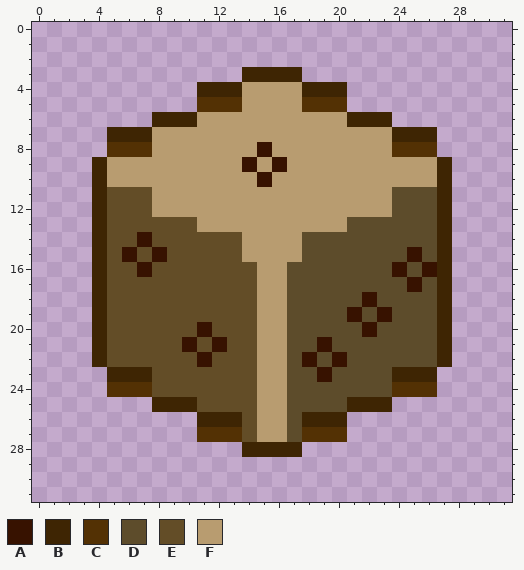
A pixel-art sprite gets an edit: sprites/dice.png. The first picture shows the starting point.
The file is 32x32 pixels.
Palette (. is transparent): A #371200  B #3e2503  C #533104  D #5d4c2b  E #634d27  F #b89c70
Pixels before, first column x 4:
 3 ..........BBBB..........
 4 .......BBBFFFFBBB.......
 5 .......CCCFFFFCCC.......
 6 ....BBBFFFFFFFFFFBBB....
 7 .BBBFFFFFFFFFFFFFFFFBBB.
 8 .CCCFFFFFFFAFFFFFFFFCCC.
 9 BFFFFFFFFFAFAFFFFFFFFFFB
10 BFFFFFFFFFFAFFFFFFFFFFFB
11 BEEEFFFFFFFFFFFFFFFFDDDB
12 BEEEFFFFFFFFFFFFFFFFDDDB
13 BEEEEEEFFFFFFFFFFDDDDDDB
14 BEEAEEEEEEFFFFDDDDDDDDDB
15 BEAEAEEEEEFFFFDDDDDDDADB
16 BEEAEEEEEEEFFDDDDDDDADAB
17 BEEEEEEEEEEFFDDDDDDDDADB
18 BEEEEEEEEEEFFDDDDDADDDDB
19 BEEEEEEEEEEFFDDDDADADDDB
20 BEEEEEEAEEEFFDDDDDADDDDB
21 BEEEEEAEAEEFFDDADDDDDDDB
22 BEEEEEEAEEEFFDADADDDDDDB
23 .BBBEEEEEEEFFDDADDDDBBB.
24 .CCCEEEEEEEFFDDDDDDDCCC.
25 ....BBBEEEEFFDDDDBBB....
26 .......BBBEFFDBBB.......
27 .......CCCEFFDCCC.......
28 ..........BBBB..........
Now the later version:
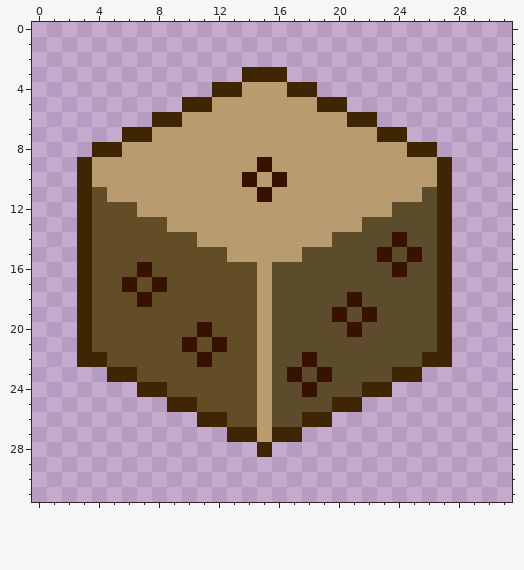
The edit:
{"y":3,"x":17,"old":"B","new":"."}
{"y":4,"x":11,"old":"B","new":"."}
{"y":4,"x":17,"old":"F","new":"B"}
{"y":4,"x":19,"old":"BB","new":".."}
{"y":5,"x":10,"old":".CCC","new":"BBFF"}
{"y":5,"x":18,"old":"CCC","new":"FBB"}
{"y":6,"x":10,"old":"B","new":"F"}
{"y":6,"x":23,"old":"B","new":"."}
{"y":7,"x":5,"old":"B","new":"."}
{"y":7,"x":23,"old":"F","new":"B"}
{"y":7,"x":25,"old":"BB","new":".."}
{"y":8,"x":4,"old":".CCC","new":"BBFF"}
{"y":8,"x":15,"old":"A","new":"F"}
{"y":8,"x":24,"old":"CCC","new":"FBB"}
{"y":9,"x":3,"old":".B","new":"BF"}
{"y":9,"x":14,"old":"AFA","new":"FAF"}
{"y":10,"x":3,"old":".B","new":"BF"}
{"y":10,"x":14,"old":"FAF","new":"AFA"}
{"y":11,"x":3,"old":".BEEE","new":"BEFFF"}
{"y":11,"x":15,"old":"F","new":"A"}
{"y":11,"x":24,"old":"DD","new":"FF"}
{"y":12,"x":3,"old":".B","new":"BE"}
{"y":12,"x":7,"old":"E","new":"F"}
{"y":13,"x":3,"old":".B","new":"BE"}
{"y":13,"x":9,"old":"EE","new":"FF"}
{"y":13,"x":21,"old":"D","new":"F"}
{"y":14,"x":3,"old":".B","new":"BE"}
{"y":14,"x":7,"old":"A","new":"E"}
{"y":14,"x":11,"old":"EEE","new":"FFF"}
{"y":14,"x":18,"old":"DD","new":"FF"}
{"y":14,"x":24,"old":"D","new":"A"}
{"y":15,"x":3,"old":".B","new":"BE"}
{"y":15,"x":6,"old":"A","new":"E"}
{"y":15,"x":8,"old":"A","new":"E"}
{"y":15,"x":13,"old":"E","new":"F"}
{"y":15,"x":23,"old":"D","new":"A"}
{"y":16,"x":3,"old":".B","new":"BE"}
{"y":16,"x":16,"old":"F","new":"D"}
{"y":16,"x":26,"old":"A","new":"D"}
{"y":17,"x":3,"old":".B","new":"BE"}
{"y":17,"x":6,"old":"E","new":"A"}
{"y":17,"x":8,"old":"E","new":"A"}
{"y":17,"x":16,"old":"F","new":"D"}
{"y":17,"x":25,"old":"A","new":"D"}
{"y":18,"x":3,"old":".B","new":"BE"}
{"y":18,"x":7,"old":"E","new":"A"}
{"y":18,"x":16,"old":"F","new":"D"}
{"y":18,"x":21,"old":"DA","new":"AD"}
{"y":19,"x":3,"old":".B","new":"BE"}
{"y":19,"x":16,"old":"F","new":"D"}
{"y":19,"x":20,"old":"DADA","new":"ADAD"}
{"y":20,"x":3,"old":".B","new":"BE"}
{"y":20,"x":16,"old":"F","new":"D"}
{"y":20,"x":21,"old":"DA","new":"AD"}
{"y":21,"x":3,"old":".B","new":"BE"}
{"y":21,"x":16,"old":"F","new":"D"}
{"y":21,"x":19,"old":"A","new":"D"}
{"y":22,"x":3,"old":".","new":"B"}
{"y":22,"x":16,"old":"F","new":"D"}
{"y":22,"x":20,"old":"A","new":"D"}
{"y":22,"x":26,"old":"D","new":"B"}
{"y":23,"x":7,"old":"B","new":"E"}
{"y":23,"x":16,"old":"FD","new":"DA"}
{"y":23,"x":26,"old":"B","new":"."}
{"y":24,"x":5,"old":"CCCE","new":"..BB"}
{"y":24,"x":16,"old":"F","new":"D"}
{"y":24,"x":18,"old":"D","new":"A"}
{"y":24,"x":22,"old":"DDCCC","new":"BB..."}
{"y":25,"x":8,"old":"B","new":"."}
{"y":25,"x":16,"old":"F","new":"D"}
{"y":25,"x":20,"old":"D","new":"B"}
{"y":25,"x":22,"old":"BB","new":".."}
{"y":26,"x":13,"old":"B","new":"E"}
{"y":26,"x":16,"old":"F","new":"D"}
{"y":26,"x":20,"old":"B","new":"."}
{"y":27,"x":11,"old":"CCCE","new":"..BB"}
{"y":27,"x":16,"old":"FDCCC","new":"BB..."}
{"y":28,"x":14,"old":"B","new":"."}
{"y":28,"x":16,"old":"BB","new":".."}
{"label":"changed","picture_box":[77,67,437,457]}
